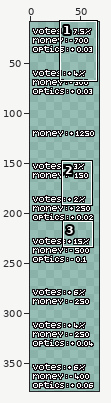
Two versions of one pixel-art file, Images/Effects_Texts/Effects_Sheet.aseprite. The first picture is a wide view before the edit; the outline marks the close-up.
Close-up. First the earlier version:
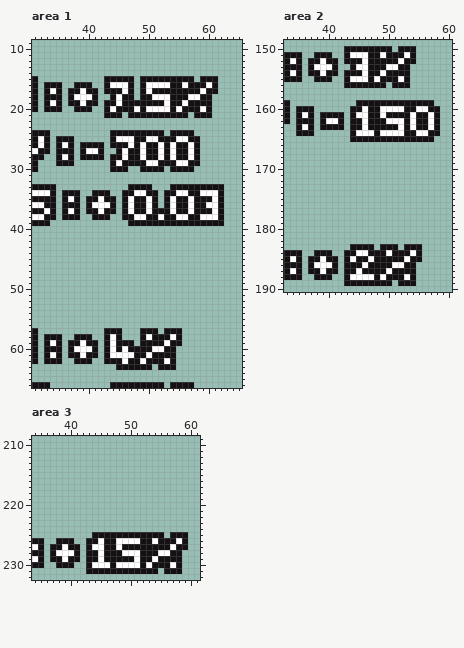
124x378 pixels, 1 frame. Shown: area 1: x 31..65, y 9..66; area 2: x 33..60, y 149..190; area 3: x 34..61, y 209..232. The wide view leaves out empty margins. The commit also changed other parts of the picture, which this record leaves out.
The result:
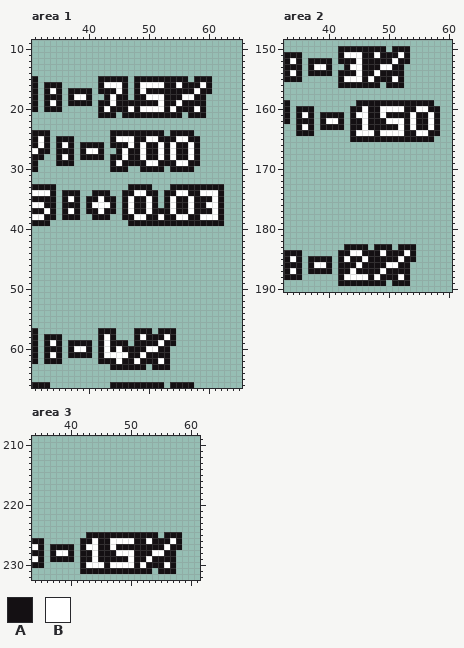
Palette (. is transparent): A #141013  B #ffffff
Change:
layer "Reversed/incredible" added
layer "incredible" removed
--- area 1
@@ x 31..65 @@
 14 ...................................
-15 A...........AAAAA.AAAAAAAAA.AAA....
-16 A.AAA..AAA..ABBBA.ABBBBAABAAABA....
-17 A.ABA.AABAA.AAABA.ABAAAAAAAABAA....
-18 A.AAA.ABBBA..ABAA.AABBBAAABBAA.....
-19 A.ABA.AABAA.AABAAAAAAABAABAAAA.....
-20 A.AAA..AAA..ABAAABABBBBABAAABA.....
-21 ............AAA.AAAAAAAAAA.AAA.....
+15 A..........AAAAA.AAAAAAAAA.AAA.....
+16 A.AAA......ABBBA.ABBBBAABAAABA.....
+17 A.ABA.AAAA.AAABA.ABAAAAAAAABAA.....
+18 A.AAA.ABBA..ABAA.AABBBAAABBAA......
+19 A.ABA.AAAA.AABAAAAAAABAABAAAA......
+20 A.AAA......ABAAABABBBBABAAABA......
+21 ...........AAA.AAAAAAAAAA.AAA......
 22 ...................................
@@ x 36..57 @@
 56 ......................
-57 .......AAA...AAA.AAA..
-58 ..AAA..ABA...ABAAABA..
-59 .AABAA.ABAAA.AAAABAA..
-60 .ABBBA.ABABAAAABBAA...
-61 .AABAA.ABBBBAABAAAA...
-62 ..AAA..AAABAABAAABA...
-63 .........AAAAAA.AAA...
+57 ......AAA...AAA.AAA...
+58 ......ABA...ABAAABA...
+59 .AAAA.ABAAA.AAAABAA...
+60 .ABBA.ABABAAAABBAA....
+61 .AAAA.ABBBBAABAAAA....
+62 ......AAABAABAAABA....
+63 ........AAAAAA.AAA....
 64 ......................
--- area 2
@@ x 33..60 @@
 149 ............................
-150 ..........AAAAAAAA.AAA......
-151 AAA..AAA..ABBBAABAAABA......
-152 ABA.AABAA.AAABAAAAABAA......
-153 AAA.ABBBA..ABBAAABBAA.......
-154 ABA.AABAA.AAABAABAAAA.......
-155 AAA..AAA..ABBBABAAABA.......
-156 ..........AAAAAAA.AAA.......
+150 .........AAAAAAAA.AAA.......
+151 AAA......ABBBAABAAABA.......
+152 ABA.AAAA.AAABAAAAABAA.......
+153 AAA.ABBA..ABBAAABBAA........
+154 ABA.AAAA.AAABAABAAAA........
+155 AAA......ABBBABAAABA........
+156 .........AAAAAAA.AAA........
 157 ............................
@@ x 33..60 @@
 182 ............................
-183 ...........AAAA.AAA.AAA.....
-184 AAA..AAA..AABBAAABAAABA.....
-185 ABA.AABAA.ABAABAAAAABAA.....
-186 AAA.ABBBA.AAABAAAABBAA......
-187 ABA.AABAA.AABAAAABAAAA......
-188 AAA..AAA..ABBBBABAAABA......
-189 ..........AAAAAAAA.AAA......
+183 ..........AAAA.AAA.AAA......
+184 AAA......AABBAAABAAABA......
+185 ABA.AAAA.ABAABAAAAABAA......
+186 AAA.ABBA.AAABAAAABBAA.......
+187 ABA.AAAA.AABAAAABAAAA.......
+188 AAA......ABBBBABAAABA.......
+189 .........AAAAAAAA.AAA.......
 190 ............................
--- area 3
@@ x 34..61 @@
 224 ............................
-225 ..........AAAAAAAAAAAA.AAA..
-226 AA..AAA..AABAABBBBAABAAABA..
-227 BA.AABAA.ABBAABAAAAAAAABAA..
-228 AA.ABBBA.AABAAABBBAAABBAA...
-229 BA.AABAA.AABAAAAABAABAAAA...
-230 AA..AAA..ABBBABBBBABAAABA...
-231 .........AAAAAAAAAAAA.AAA...
+225 .........AAAAAAAAAAAA.AAA...
+226 AA......AABAABBBBAABAAABA...
+227 BA.AAAA.ABBAABAAAAAAAABAA...
+228 AA.ABBA.AABAAABBBAAABBAA....
+229 BA.AAAA.AABAAAAABAABAAAA....
+230 AA......ABBBABBBBABAAABA....
+231 ........AAAAAAAAAAAA.AAA....
 232 ............................
Boxes around the changes in both close-ups, in picture pixels (x1, y1, x2, y2):
changed: (74, 76, 218, 118)
changed: (74, 328, 182, 370)
changed: (314, 46, 416, 88)
changed: (314, 244, 422, 286)
changed: (56, 532, 188, 574)
